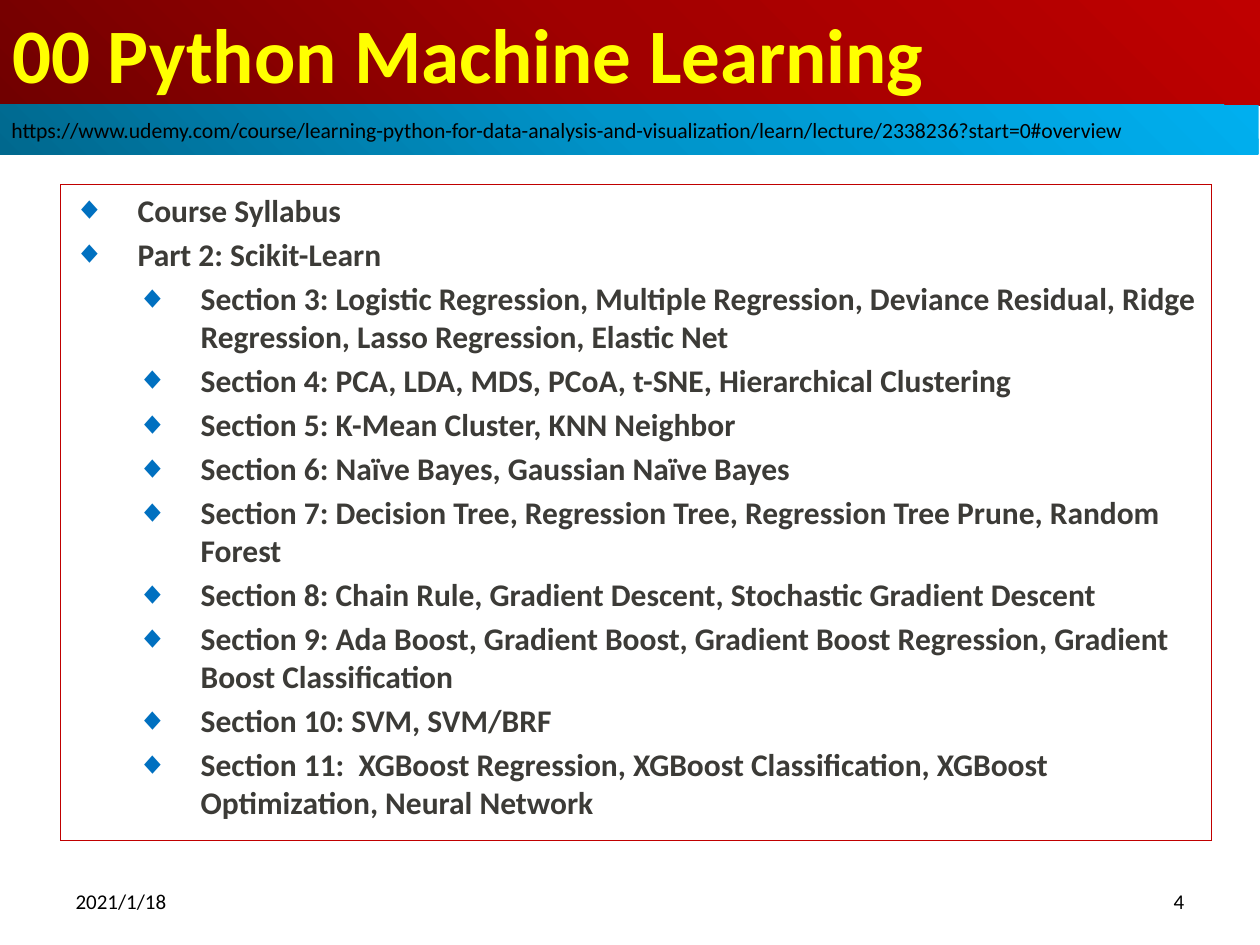
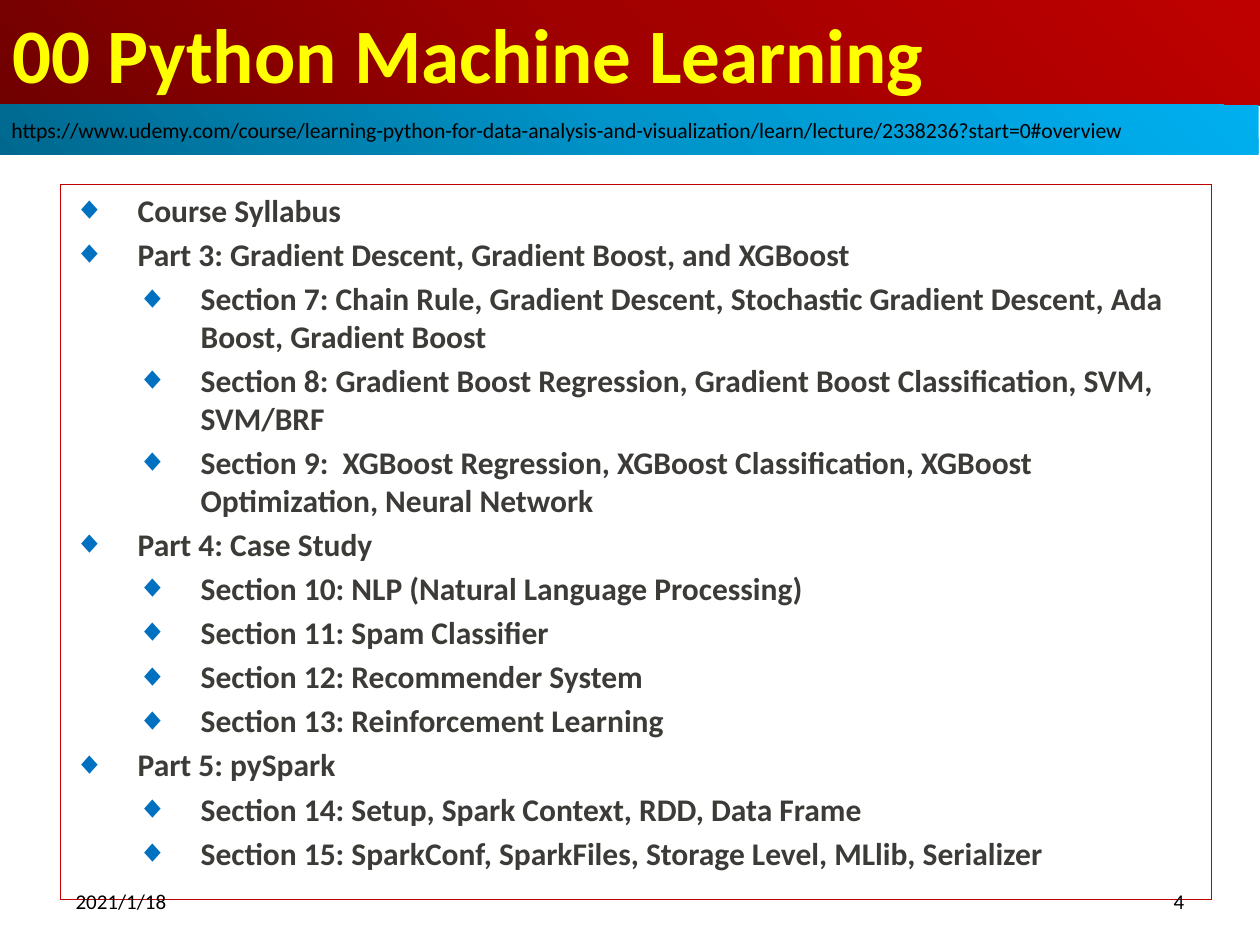
Before and after one commit to peterhchen/800_SVU_MachineLearning, a slide deck: slide 4 of 000_MachineLearning_Syllabus_V05.pptx. Drawn at 1260x945 pixels with LibreOffice and Linux fonts; fonts in the diff are those of the drawing. Boxes give left, top, right and bottom in pixels: in the first picture for what was removed or moved away, otherwise in the second. Text is boxed around its words. In the diff, an @@ line names an element or a change of style, - is before the commit and + after.

```diff
--- a/000_MachineLearning_Syllabus_V05.pptx
+++ b/000_MachineLearning_Syllabus_V05.pptx
@@ subtitle "Course Syllabus": place and size @@
-subtitle "Course Syllabus" at bbox=[60, 185, 1211, 840]
+subtitle "Course Syllabus" at bbox=[60, 185, 1211, 900]
@@ subtitle at bbox=[138, 244, 1162, 871]: text changed @@
-◆ Part 2: Scikit-Learn
-  ◆ Section 3: Logistic Regression, Multiple Regression, Deviance Residual, Ridge Regression, Lasso Regression, Elastic Net
-  ◆ Section 4: PCA, LDA, MDS, PCoA, t-SNE, Hierarchical Clustering
-  ◆ Section 5: K-Mean Cluster, KNN Neighbor
-  ◆ Section 6: Naïve Bayes, Gaussian Naïve Bayes
-  ◆ Section 7: Decision Tree, Regression Tree, Regression Tree Prune, Random Forest
-  ◆ Section 8: Chain Rule, Gradient Descent, Stochastic Gradient Descent
-  ◆ Section 9: Ada Boost, Gradient Boost, Gradient Boost Regression, Gradient Boost Classification
-  ◆ Section 10: SVM, SVM/BRF
-  ◆ Section 11: XGBoost Regression, XGBoost Classification, XGBoost Optimization, Neural Network
+◆ Part 3: Gradient Descent, Gradient Boost, and XGBoost
+  ◆ Section 7: Chain Rule, Gradient Descent, Stochastic Gradient Descent, Ada Boost, Gradient Boost
+  ◆ Section 8: Gradient Boost Regression, Gradient Boost Classification, SVM, SVM/BRF
+  ◆ Section 9: XGBoost Regression, XGBoost Classification, XGBoost Optimization, Neural Network
+◆ Part 4: Case Study
+  ◆ Section 10: NLP (Natural Language Processing)
+  ◆ Section 11: Spam Classifier
+  ◆ Section 12: Recommender System
+  ◆ Section 13: Reinforcement Learning
+◆ Part 5: pySpark
+  ◆ Section 14: Setup, Spark Context, RDD, Data Frame
+  ◆ Section 15: SparkConf, SparkFiles, Storage Level, MLlib, Serializer
```
Also in this commit, not shown: 1 other slide changed, 1 slide removed.
